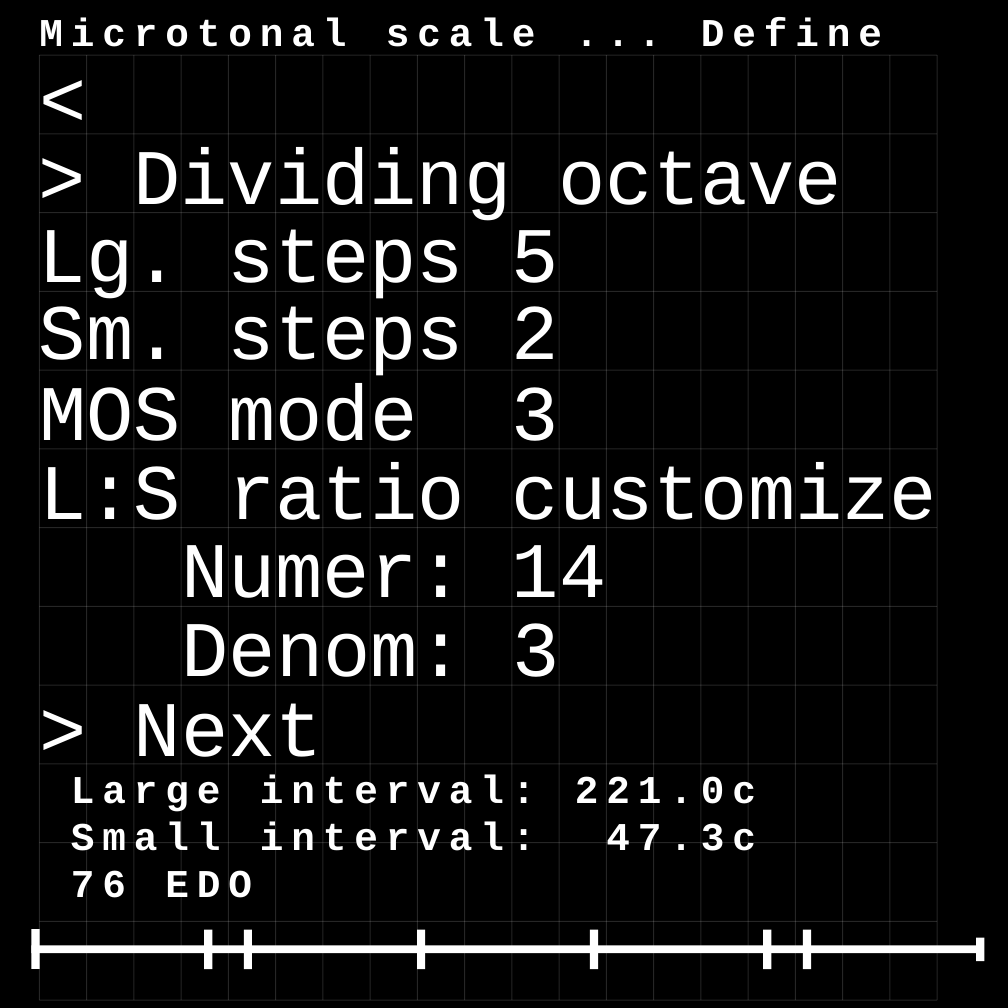
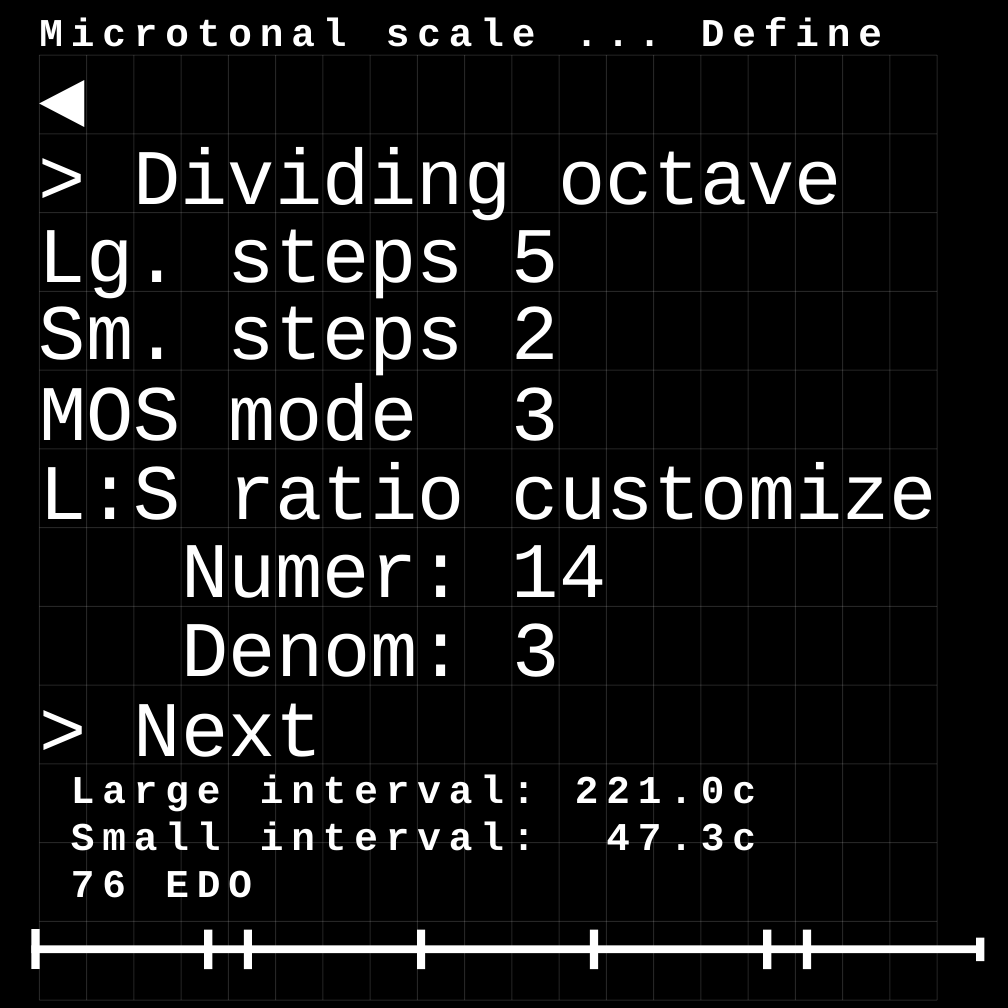
Before and after one commit to theHDM/MultiCoreTest, a slide deck: slide 8 of Hexboard Edit Design.pptx. Drawn at 1008x1008 pixels with LibreOffice and Linux fonts; fonts in the diff are those of the drawing. Boxes give left, top, right and bottom in pixels: in the first picture for what was removed or moved away, otherwise in the second. Text is boxed around its words. In the diff, an @@ line names an element or a change of style, - is before the commit and + after.

```diff
--- a/Hexboard Edit Design.pptx
+++ b/Hexboard Edit Design.pptx
@@ text at [39,47,985,142]: text changed @@
-<
+◄
```
Also in this commit, not shown: 12 other slides changed.
